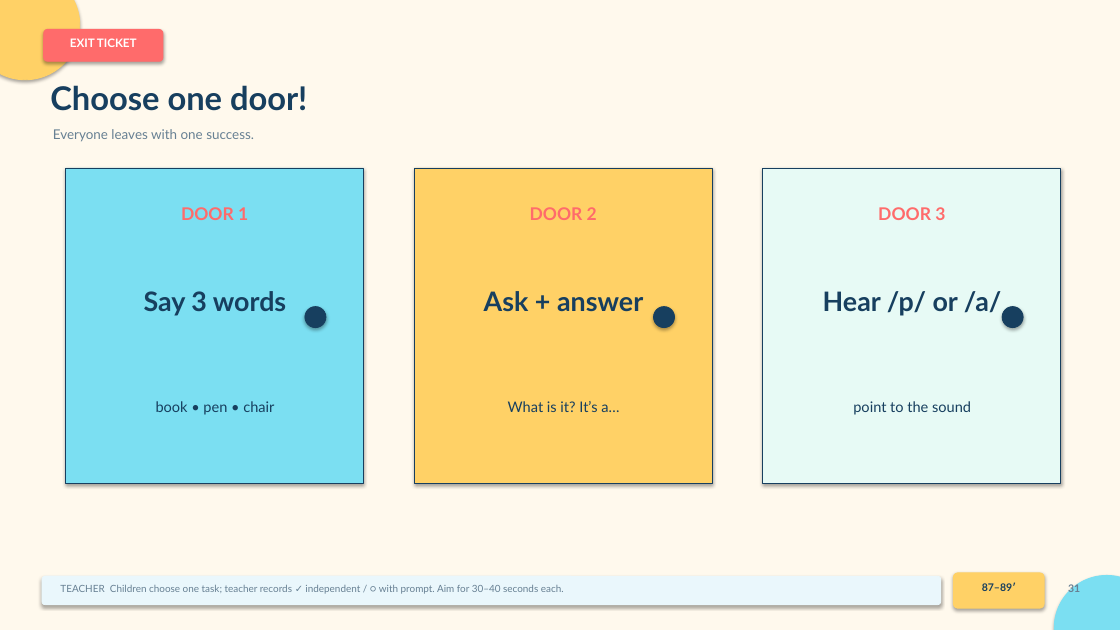
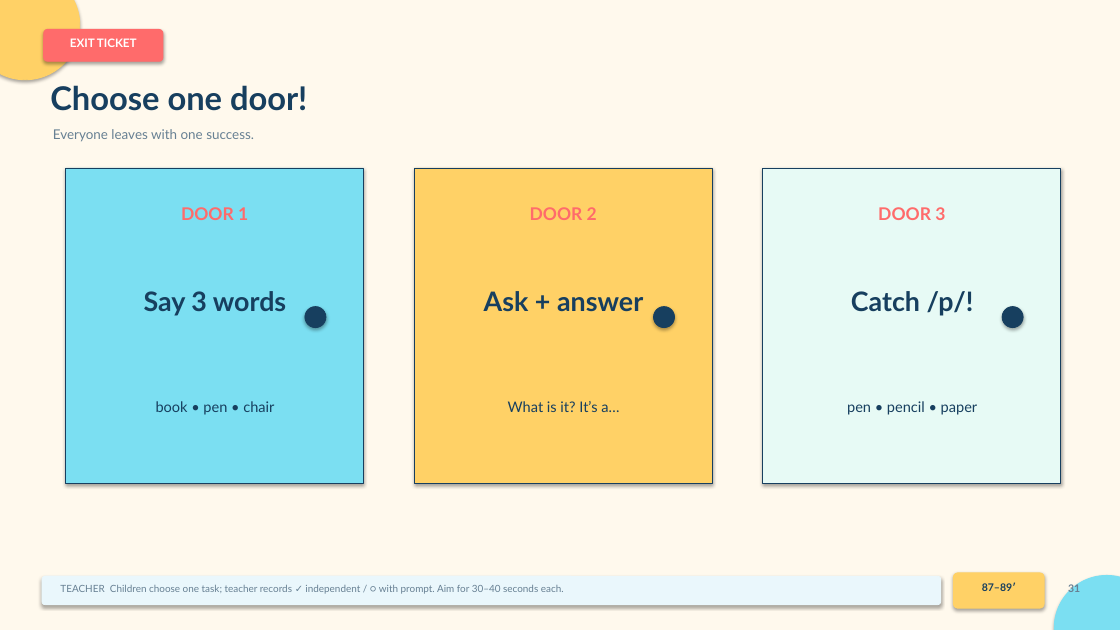
Before and after one commit to earthonliner/EnglishLearner, a slide deck: slide 31 of lesson-plans/our-world-starter-lesson1-my-school.pptx. Drawn at 1120x630 pixels with LibreOffice and Linux fonts; fonts in the diff are those of the drawing. Boxes give left, top, right and bottom in pixels: in the first picture for what was removed or moved away, otherwise in the second. Text is boxed around its words. In the diff, an @@ line names an element or a change of style, - is before the commit and + after.

```diff
--- a/lesson-plans/our-world-starter-lesson1-my-school.pptx
+++ b/lesson-plans/our-world-starter-lesson1-my-school.pptx
@@ text at [851,291,974,316]: text changed @@
-Hear /p/ or /a/
+Catch /p/!
@@ text at [847,401,978,415]: text changed @@
-point to the sound
+pen • pencil • paper
```
Also in this commit, not shown: 18 other slides changed, 4 slides added, 4 slides removed, 3 other files.
